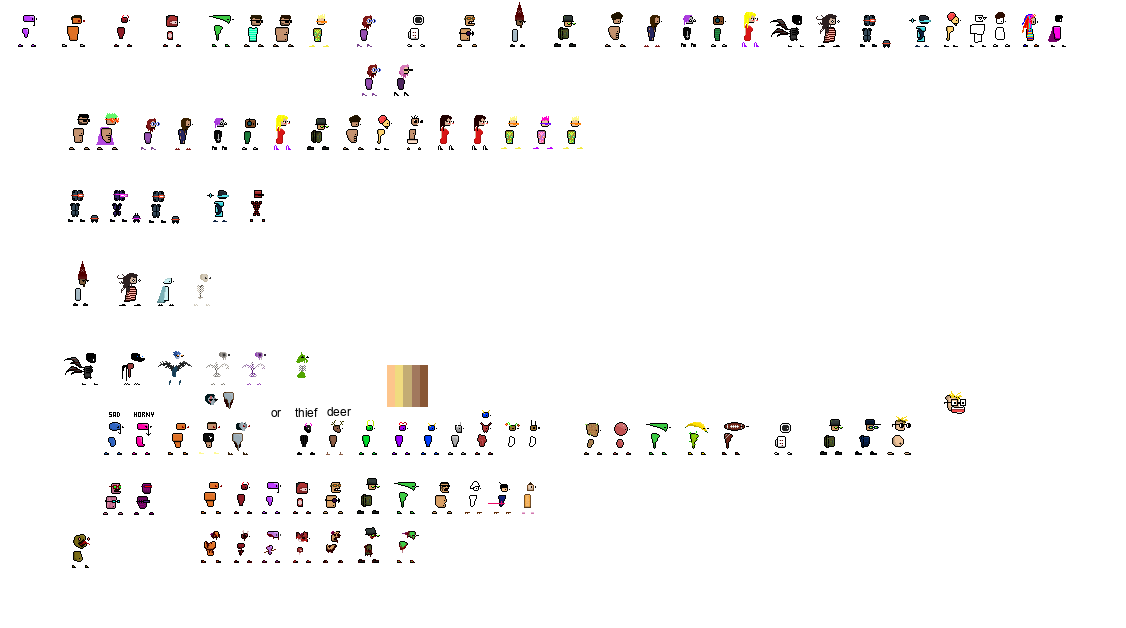
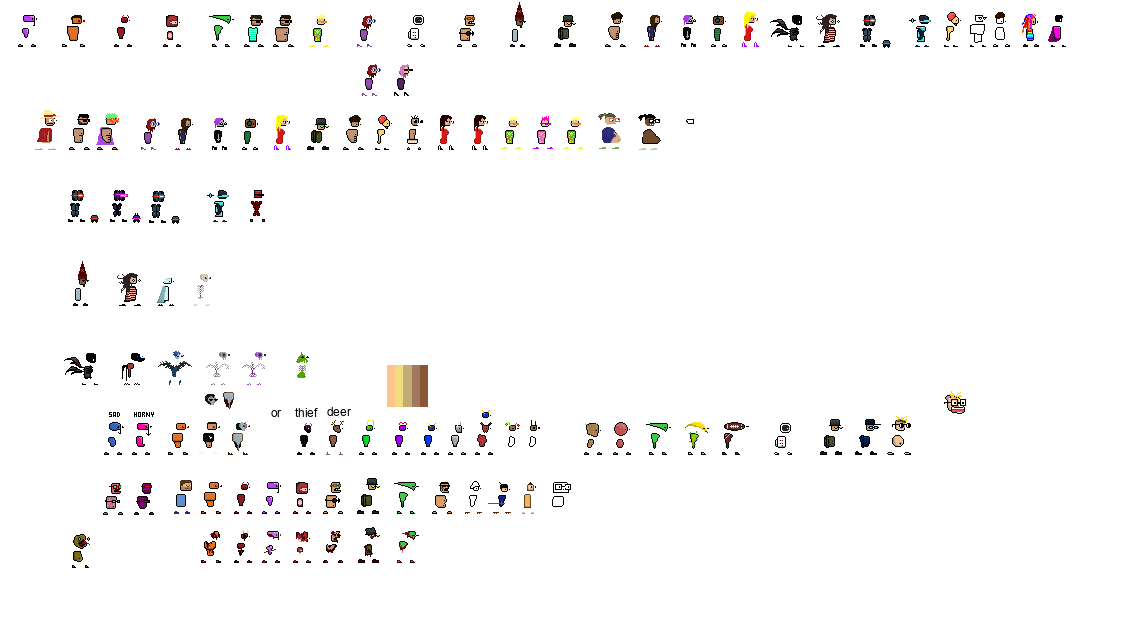
Layer changes from the first w=1126, h=628 image to the second:
painted on "Επικολλημένη στρώση" over [35, 110, 694, 514]
